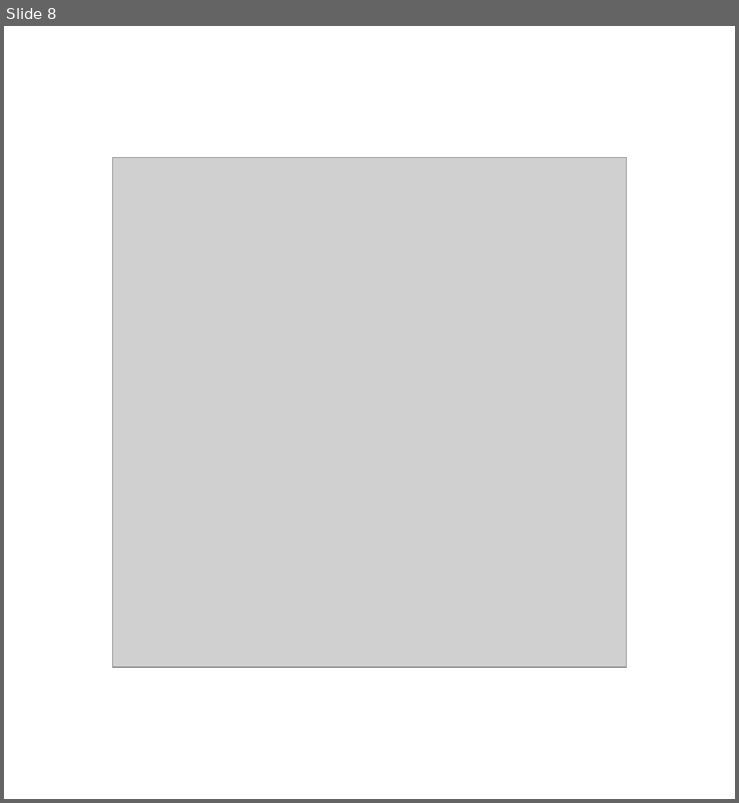
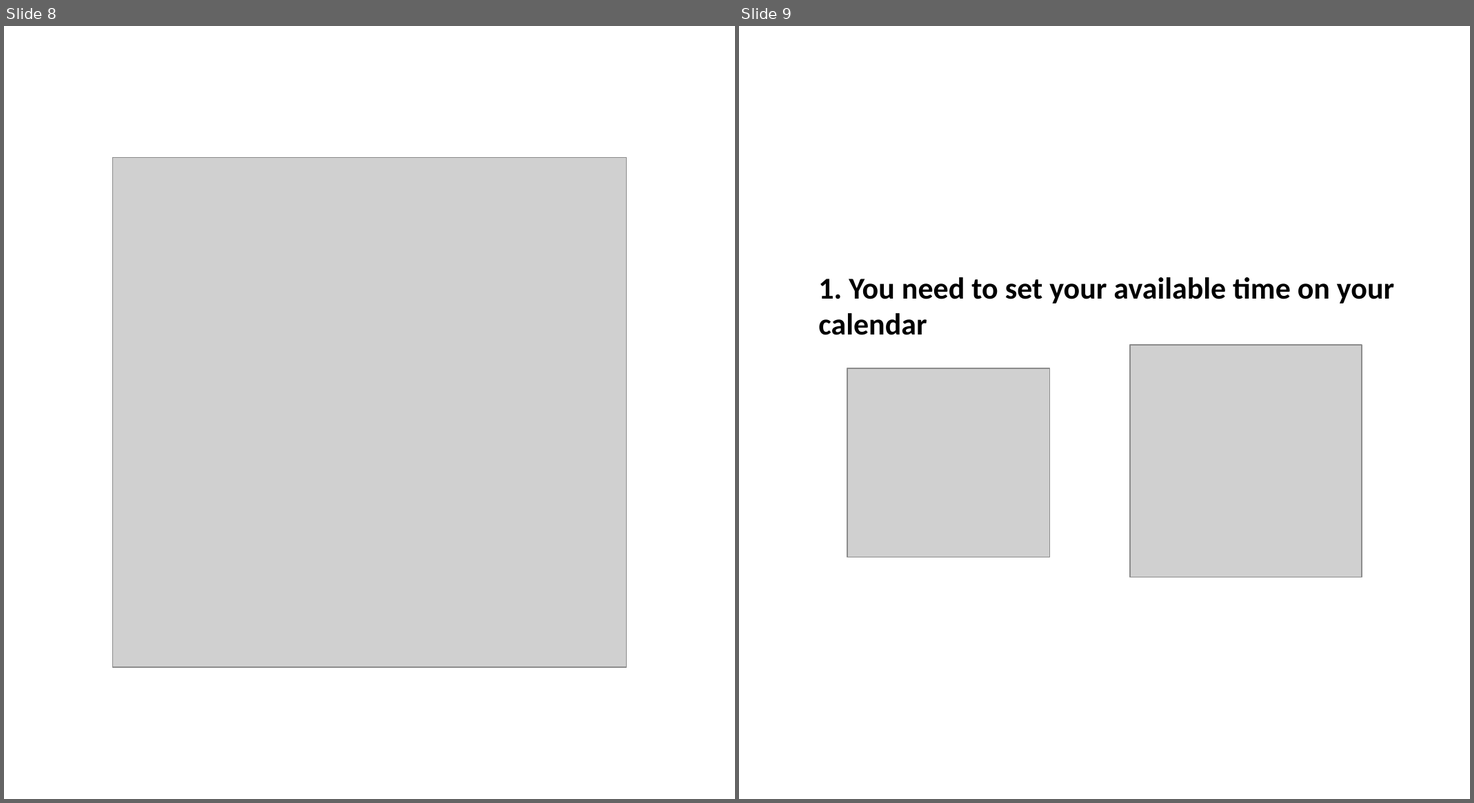
Before and after one commit to teamCairo/convas, a slide deck: zz_document/project_Parfait/XX_conceptUI.pptx. Shown side by side, each under a label of ours: slide 8 before the commit, slides 8 and 9 after it. The pictures are 739x803 and 1474x803 pixels, drawn with LibreOffice and Linux fonts; fonts in the diff are those of the drawing; grey boxes stand for pictures. Boxes give left, top, right and bottom in pixels: in the first picture for what was removed or moved away, otherwise in the second. Text is boxed around its words. In the diff, an @@ line names an element or a change of style, - is before the commit and + after.

```diff
--- a/zz_document/project_Parfait/XX_conceptUI.pptx
+++ b/zz_document/project_Parfait/XX_conceptUI.pptx
@@ slide 9 added at <box>739,26,1470,799</box>, background #FFFFFF @@
@@ rectangle added at <box>809,245,1412,364</box>, fill #FFFFFF, outline #FFFFFF 1 pt, 21.2 pt, text #000000, bold @@
+1. You need to set your available time on your calendar
@@ picture added at <box>1130,344,1362,576</box> @@
@@ picture added at <box>847,368,1050,557</box> @@
```
Also in this commit, not shown: 5 other slides added, 32 other files.
